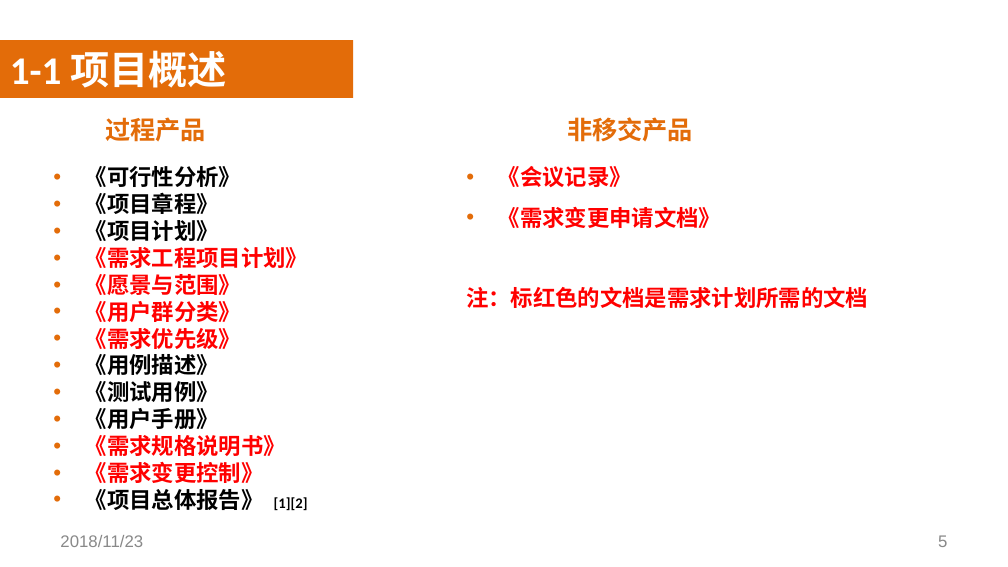
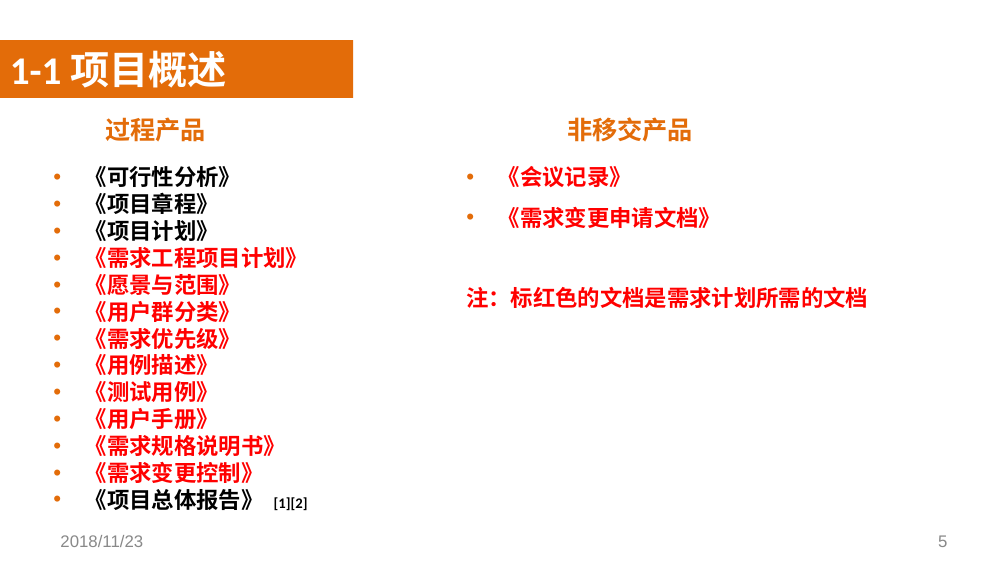
Before and after one commit to SoftwareRequirtmentsG02/Document, a slide deck: slide 5 of 案例教学系统/受控文档/分析设计/PPT/PRD2018-G02-需求工程PPT(III).pptx. Drawn at 1008x567 pixels with LibreOffice and Linux fonts; fonts in the diff are those of the drawing; background and template pictures are left out. Boxes give left, top, right and bottom in pixels: in the first picture for what was removed or moved away, otherwise in the second. Text is boxed around its words. In the diff, an @@ line names an element or a change of style, - is before the commit and + after.

```diff
--- a/案例教学系统/受控文档/分析设计/PPT/PRD2018-G02-需求工程PPT(III).pptx
+++ b/案例教学系统/受控文档/分析设计/PPT/PRD2018-G02-需求工程PPT(III).pptx
@@ text at (85,354,219,429): text colour #000000 to #FF0000 in "《用例描述》", "《测试用例》", "《用户手册》" @@
```
Also in this commit, not shown: 3 other slides changed.
